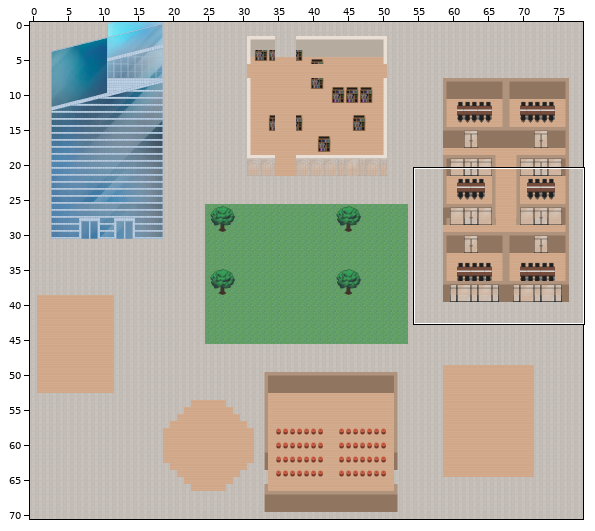
One commit to this Tiled map (JSON): v1-wa-st-gobain.tmj. The first picture is a wide view before the edit; the outline marks the close-up.
Close-up. As it was:
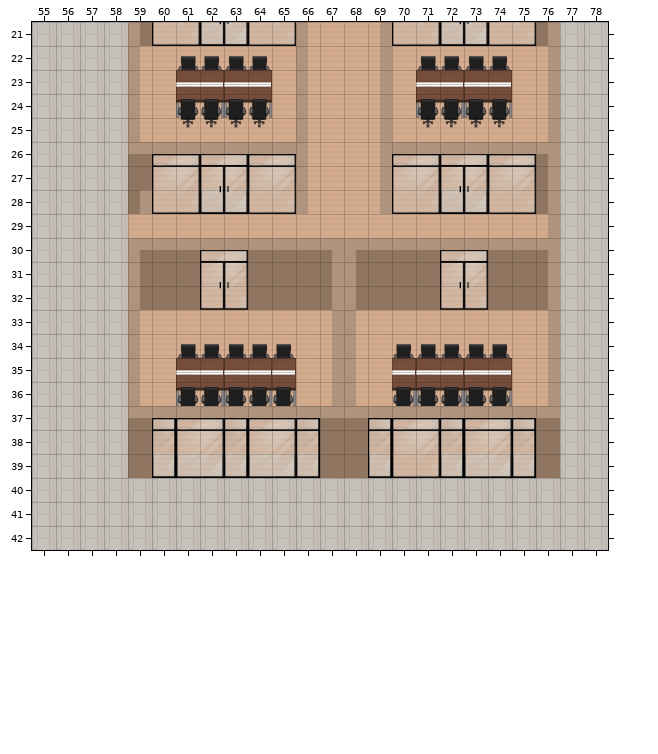
Cells are 32x32 px. Shown: x 55..78, y 21..42. The commit also changed other parts of the map, which this record leaves out.
The same view after the edit:
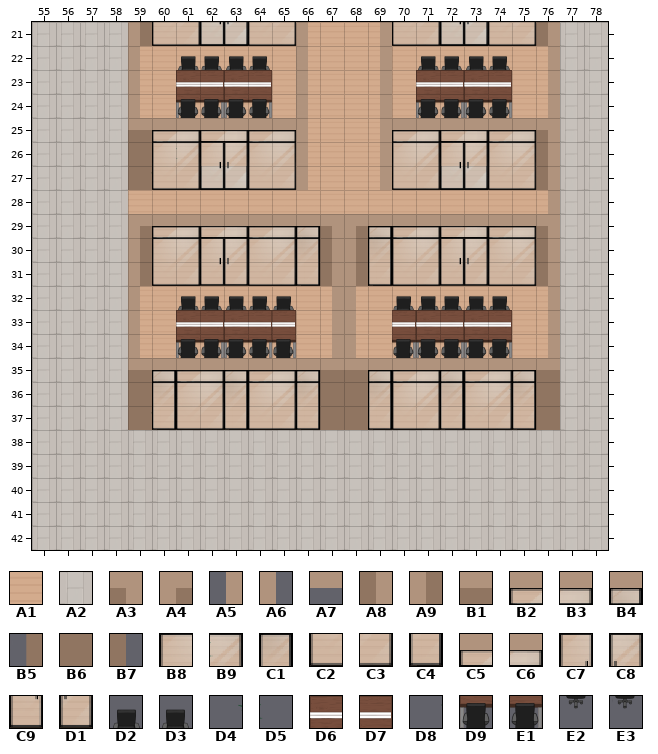
Key: from "TEST_AssetVillage": A1 128, A2 196, A3 332, A4 333, A5 401, A6 404, A7 460, A8 463, A9 464, B1 531, B2 587, B3 588, B4 589, B5 593, B6 595, B7 596, B8 651, B9 652, C1 653, C2 715, C3 716, C4 717, C5 779, C6 780, C7 843, C8 844, C9 907, D1 908, D2 1818, D3 1819, D4 1856, D5 1858, D6 1882, D7 1883, D8 1920, D9 1946, E1 1947, E2 2010, E3 2011.
__ is an empty cell, ## one hidden under a higher layer.
See-through tiles are keyed as they look on the map.
From old to new:
Layer "floor/floor1":
y 38..39: x 59..76 ## A1 A1 A1 A1 A1 A1 A1 ## ## A1 A1 A1 A1 A1 A1 A1 ## -> A2 A2 A2 A2 A2 A2 A2 A2 A2 A2 A2 A2 A2 A2 A2 A2 A2 A2
Layer "walls/walls1":
y 27: x 60..65 __ __ __ __ __ __ -> C2 C3 C2 C3 C2 C3; x 70..75 __ __ __ __ __ __ -> C2 C3 C2 C3 C2 C3
y 28: x 59..66 B6 C2 C3 C2 C3 C2 C3 B7 -> __ __ __ __ __ __ __ __; x 69..76 B5 C2 C3 C2 C3 C2 C3 ## -> __ __ __ __ __ __ __ __
y 31: x 60..66 __ __ __ __ __ __ __ -> C2 C3 C9 D1 C2 C3 C4; x 69..75 __ __ __ __ __ __ __ -> C4 C2 C3 C9 D1 C2 C3
y 32: x 60..61 B6 B6 -> __ __; x 64..71 B6 B6 B6 B6 B6 B6 B6 B6 -> __ __ __ __ __ __ __ __; x 74..75 B6 B6 -> __ __
y 37: x 59..76 __ __ __ __ __ __ __ __ __ __ __ __ __ __ __ __ __ __ -> B6 C4 C2 C3 C4 C2 C3 C4 B6 B6 C4 C2 C3 C4 C2 C3 C4 B6
y 39: x 59..76 B6 C4 C2 C3 C4 C2 C3 C4 B6 B6 C4 C2 C3 C4 C2 C3 C4 B6 -> __ __ __ __ __ __ __ __ __ __ __ __ __ __ __ __ __ __
Layer "furniture/furniture1":
y 32: x 61..65 __ __ __ __ __ -> D2 D3 D2 D3 D3; x 70..74 __ __ __ __ __ -> D3 D2 D3 D2 D3
y 33: x 61..65 __ __ __ __ __ -> D6 D7 D6 D7 D7; x 70..74 __ __ __ __ __ -> D7 D6 D7 D6 D7
y 34: x 61..65 D2 D3 D2 D3 D3 -> D9 E1 D9 E1 E1; x 70..74 D3 D2 D3 D2 D3 -> E1 D9 E1 D9 E1
y 35: x 61..65 D6 D7 D6 D7 D7 -> E2 E3 E2 E3 E3; x 70..74 D7 D6 D7 D6 D7 -> E3 E2 E3 E2 E3
y 36: x 61..65 D9 E1 D9 E1 E1 -> __ __ __ __ __; x 70..74 E1 D9 E1 D9 E1 -> __ __ __ __ __
y 37: x 61..65 E2 E3 E2 E3 E3 -> __ __ __ __ __; x 70..74 E3 E2 E3 E2 E3 -> __ __ __ __ __
Layer "furniture/furniture2":
y 26: x 61 __ -> D5
y 36: x 61 __ -> D5; x 74 __ -> D4
y 37: x 59 __ -> D8
Layer "above/above1":
y 25: x 59..65 A6 __ __ __ __ __ __ -> B1 B2 B3 C5 C6 B2 B3; x 70..76 __ __ __ __ __ __ A5 -> B2 B3 C5 C6 B2 B3 A3
y 26: x 59..65 B1 B2 B3 C5 C6 B2 B3 -> B6 B8 B9 C7 C8 B8 B9; x 70..76 B2 B3 C5 C6 B2 B3 A3 -> B8 B9 C7 C8 B8 B9 A8
y 27: x 60..65 B8 B9 C7 C8 B8 B9 -> __ __ C9 D1 __ __; x 70..75 B8 B9 C7 C8 B8 B9 -> __ __ C9 D1 __ __
y 28: x 59 A5 -> __; x 62..63 C9 D1 -> __ __; x 66 A6 -> __; x 69 A5 -> __; x 72..73 C9 D1 -> __ __; x 76 A8 -> A5
y 29: x 59..76 __ __ __ __ __ __ __ __ __ __ __ __ __ __ __ __ __ A5 -> A4 B2 B3 C5 C6 B2 B3 B4 A3 A4 B4 B2 B3 C5 C6 B2 B3 A3
y 30: x 59..76 A4 B1 B1 C5 C6 B1 B1 B1 A3 A4 B1 B1 B1 C5 C6 B1 B1 A3 -> A9 B8 B9 C7 C8 B8 B9 C1 A8 A9 C1 B8 B9 C7 C8 B8 B9 A8
y 31: x 60..66 B6 B6 C7 C8 B6 B6 B6 -> __ __ __ __ __ __ __; x 69..75 B6 B6 B6 C7 C8 B6 B6 -> __ __ __ __ __ __ __
y 32: x 59 A9 -> A6; x 62..63 C9 D1 -> __ __; x 72..73 C9 D1 -> __ __; x 76 A8 -> A5
y 35: x 59..76 A6 __ __ __ __ __ __ __ A5 A6 __ __ __ __ __ __ __ A5 -> B1 B4 B2 B3 B4 B2 B3 B4 B1 B1 B4 B2 B3 B4 B2 B3 B4 B1
y 36: x 59..76 A6 __ __ __ __ __ __ __ A5 A6 __ __ __ __ __ __ __ A5 -> B6 C1 B8 B9 C1 B8 B9 C1 B6 B6 C1 B8 B9 C1 B8 B9 C1 B6
y 37: x 59..76 B1 B4 B2 B3 B4 B2 B3 B4 B1 B1 B4 B2 B3 B4 B2 B3 B4 B1 -> __ __ __ __ __ __ __ __ __ __ __ __ __ __ __ __ __ __
y 38: x 59..76 B6 C1 B8 B9 C1 B8 B9 C1 B6 B6 C1 B8 B9 C1 B8 B9 C1 B6 -> __ __ __ __ __ __ __ __ __ __ __ __ __ __ __ __ __ __
y 39: x 60..66 C4 C2 C3 C4 C2 C3 C4 -> __ __ __ __ __ __ __; x 69 C4 -> __; x 72..75 C4 C2 C3 C4 -> __ __ __ __
Layer "above/above2":
y 25: x 60..65 __ __ __ __ __ __ -> A7 A7 A7 A7 A7 A7; x 70..75 __ __ __ __ __ __ -> A7 A7 A7 A7 A7 A7
y 26: x 60..65 A7 A7 A7 A7 A7 A7 -> __ __ __ __ __ __; x 70..75 A7 A7 A7 A7 A7 A7 -> __ __ __ __ __ __
y 29: x 60..66 __ __ __ __ __ __ __ -> A7 A7 A7 A7 A7 A7 A7; x 69..75 __ __ __ __ __ __ __ -> A7 A7 A7 A7 A7 A7 A7
y 30: x 62..63 A7 A7 -> __ __; x 72..73 A7 A7 -> __ __
y 35: x 60..66 __ __ __ __ __ __ __ -> A7 A7 A7 A7 A7 A7 A7; x 69..75 __ __ __ __ __ __ __ -> A7 A7 A7 A7 A7 A7 A7
y 37: x 60..66 A7 A7 A7 A7 A7 A7 A7 -> __ __ __ __ __ __ __; x 69..75 A7 A7 A7 A7 A7 A7 A7 -> __ __ __ __ __ __ __
Boxes around the changes in both close-ups, in picture pixels (x1, y1, x2, y2):
changed: (128, 118, 560, 478)
